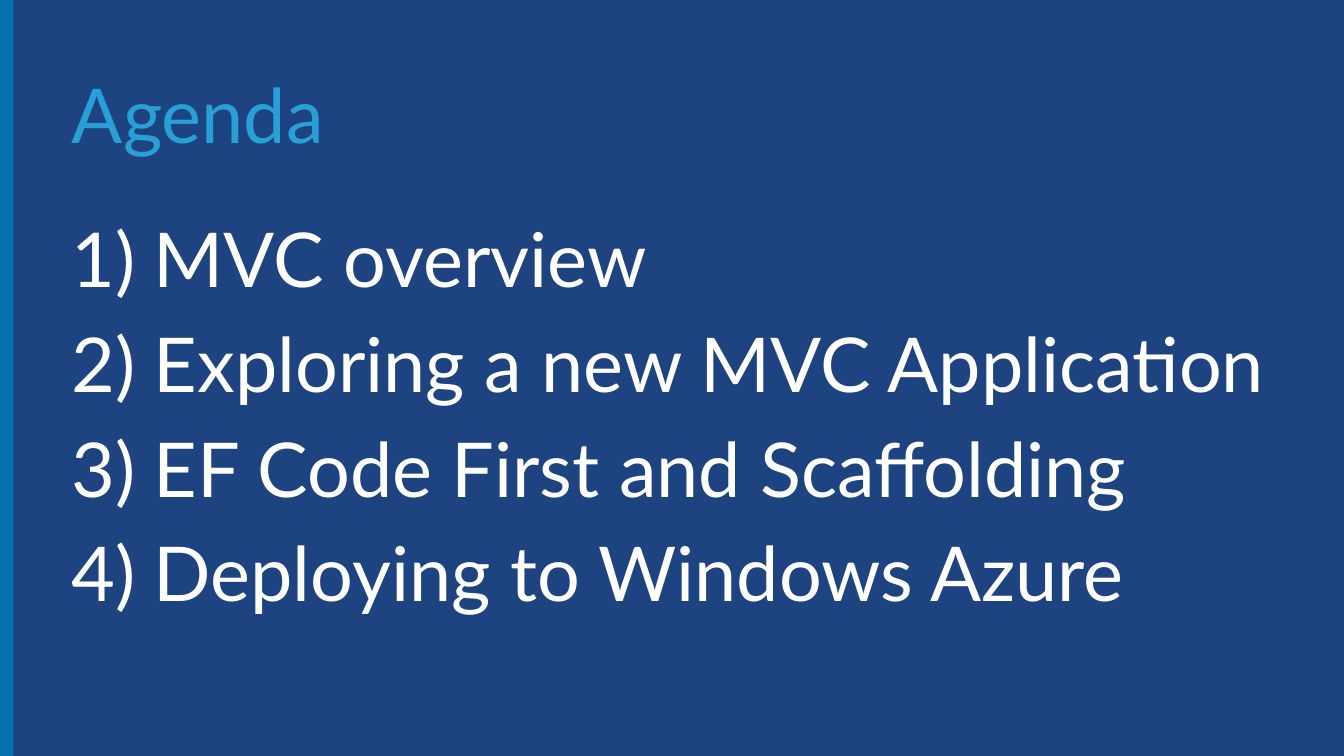
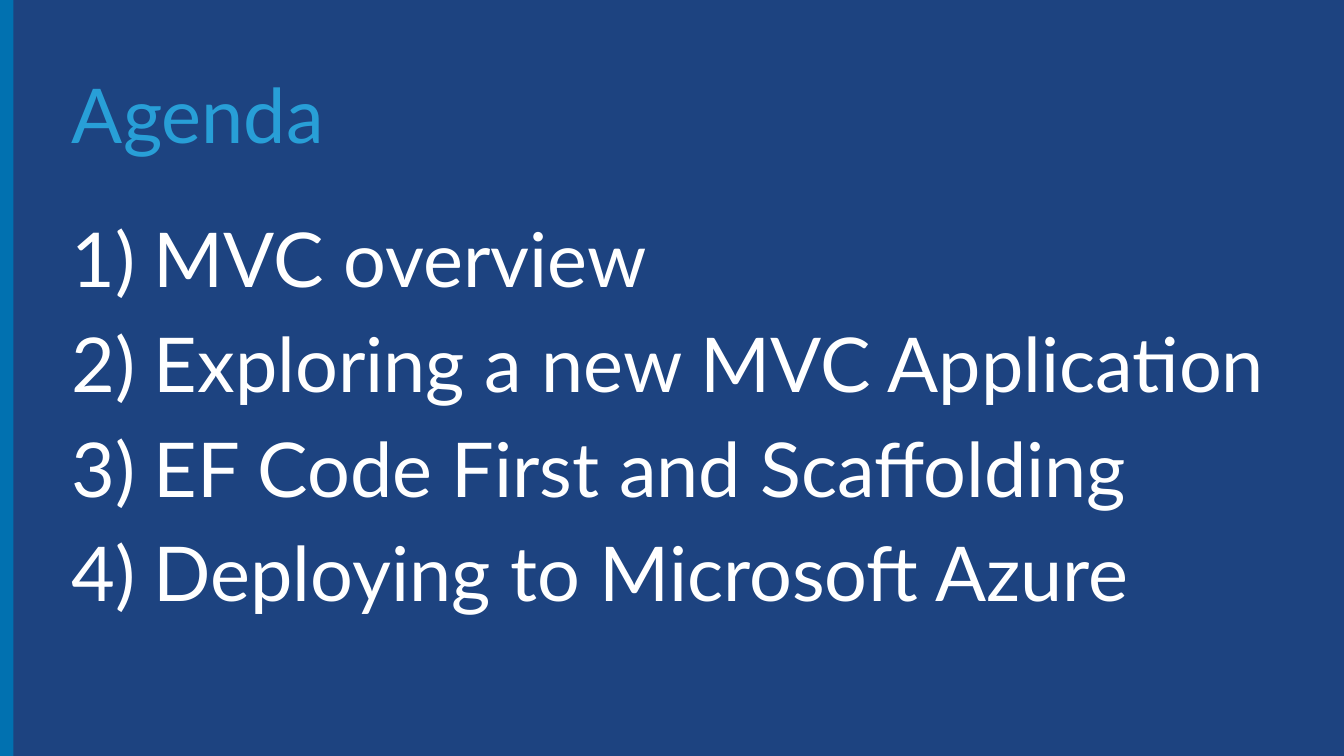
Before and after one commit to Microsoft-Web/DECK-Build-and-deploy-ASPNET, a slide deck: slide 3 of 3-Build-and-deploy-ASPNET.pptx. Drawn at 1344x756 pixels with LibreOffice and Linux fonts; fonts in the diff are those of the drawing; background and template pictures are left out. Boxes give left, top, right and bottom in pixels: in the first picture for what was removed or moved away, otherwise in the second. Text is boxed around its words. In the diff, an @@ line names an element or a change of style, - is before the commit and + after.

Commit message:
Changed Windows Azure to Microsoft Azure

```diff
--- a/3-Build-and-deploy-ASPNET.pptx
+++ b/3-Build-and-deploy-ASPNET.pptx
@@ text at box(154, 545, 1129, 615): text changed @@
-4) Deploying to Windows Azure
+4) Deploying to Microsoft Azure
```
Also in this commit, not shown: 3 other slides changed.
